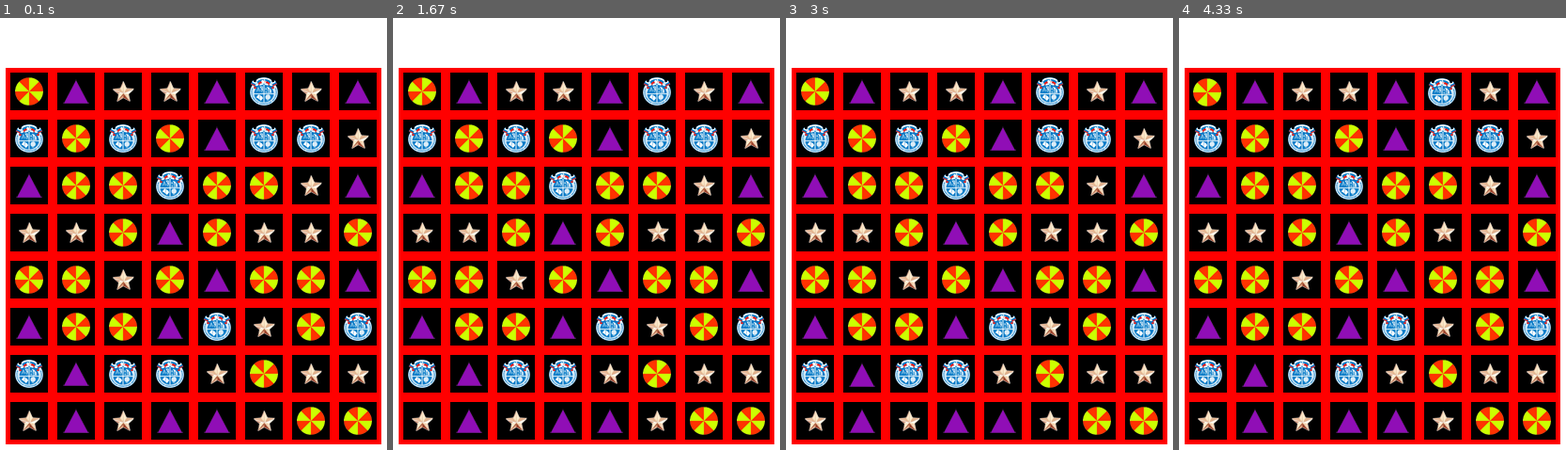
Above: before the commit, frames 1-4 (left to right).
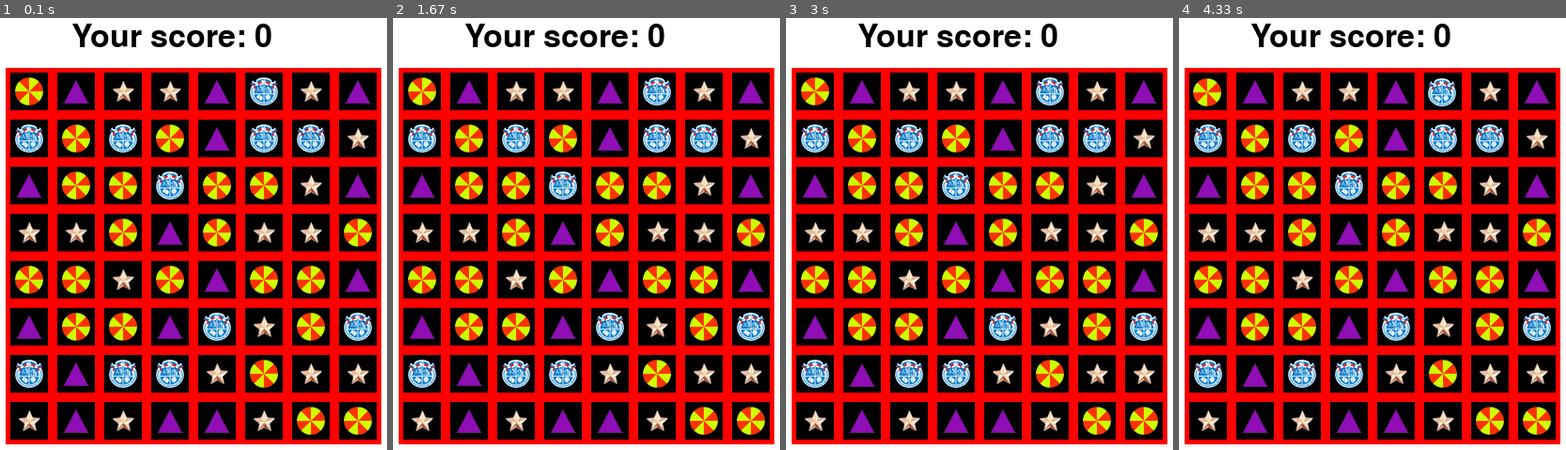
Above: after the commit, the same moments.

Repository: kbogomolov95/ProjectPyGame
Game: pygame game, started from ui.py
The game is run twice, just before and just after one commit, with the same random seed, the same clock (stepped at 60 frames per second) and the same inputs.
Inputs (mouse positions are in pixels of both pictures, inside the frame that each line leads up to):
- Up to frame 1 (0.1 s): no input
- Up to frame 2 (1.67 s): click (632, 208) at 0.38 s; click (outside the picture) at 0.72 s; right-click (567, 406) at 1.55 s
- Up to frame 3 (3 s): click (859, 385) at 1.88 s; right-click (1080, 424) at 2.72 s
- Up to frame 4 (4.33 s): click (outside the picture) at 3.05 s; right-click (1407, 26) at 3.88 s; click (1426, 104) at 4.22 s

The runs differ from the first frame. In frame 1, 1.1% of the frame differs, in the area x 18-71%, y 1-7%; in frame 2, 1.1%; in frame 3, 1.1%; in frame 4, 1.1%.

Commit message:
Not a chlen! Swipe animation and score

Diff:
--- a/logic.py
+++ b/logic.py
@@ -7,6 +7,7 @@
 
 s = set()
 
+score = 0
 
 def optional_elems(coords, binary_matrix, size):
     global s
@@ -73,12 +74,12 @@
 
 
 def new_consequences(matrix, size):
+    global score
     coords_of_conseq = set()
     for y in range(N):
         coords_of_conseq = coords_of_conseq.union(matching(to_binary_matrix(copy.deepcopy(matrix), size, y + 1), size))
-    # return coords_of_conseq
+    score += len(coords_of_conseq)
     zero_replacing(matrix, size, coords_of_conseq)
-
 
 class Area:
     def __init__(self, size, N):
--- a/ui.py
+++ b/ui.py
@@ -87,6 +87,29 @@
     def get_coords(self, coords):
         return int((coords[0] - X0) / 50), int((coords[1] - Y0) / 50)
 
+class Score():
+    def __init__(self, x0, y0):
+        self.score = 0
+        self.font = pygame.font.Font(None, 50)
+        self.text = self.font.render("Your score: {}".format(self.score), 1, (0, 0, 0))
+        self.text_x = x0
+        self.text_y = y0
+        self.text_w = self.text.get_width()
+        self.text_h = self.text.get_height()
+
+    def draw(self, screen):
+        screen.blit(self.text, (self.text_x, self.text_y))
+        #pygame.draw.rect(screen, (0, 0, 0), (self.text_x - 10, self.text_y - 10,
+        #                                       self.text_w + 20, self.text_h + 20), 1)
+
+    def tick(self, delta):
+        self.score += delta
+        self.text = self.font.render("Your score: {}".format(self.score), 1, (0, 0, 0))
+
+    def set_score(self, score):
+        self.score = score
+        self.text = self.font.render("Your score: {}".format(self.score), 1, (0, 0, 0))
+
 
 def get_obj_coords(x, y):
     x = X0 + x * CELL_SIZE
@@ -137,7 +160,6 @@
         if coord1[0] + x[0] == coord2[0] and coord1[1] + x[1] == coord2[1]:
             return True
     return False
-
 
 pygame.init()
 size = width, height = 800, 600
@@ -158,7 +180,7 @@
 
 # Making board
 board = Board(matrix)
-
+score_board = Score(220, 100)
 generate_map(matrix)
 
 pos1, pos2 = None, None
@@ -209,23 +231,27 @@
 
     params['move'] = mov2
     all_sprites.update(params, pos2)
+    screen.fill((255, 255, 255))
 
     screen.blit(board.render(), (X0, Y0))
+
+    score_board.set_score(logic.score)
+    score_board.draw(screen)
+
     all_sprites.draw(screen)
 
     clock.tick(fps)
     pygame.display.flip()
+
     if timer == 1:
         timer -= 1
         update_map(get_i_j(pos1), get_i_j(pos2))
         pos1 = None
         pos2 = None
         params['selected'] = False
+
     elif timer == 6:
         mov1, mov2 = False, False
         params['selected'] = True
 
 pygame.quit()
-
-####TO DO: сначала после свайпа элементов, если будет последовательность,
-# нужно заменить эту область на нули (а потом сделать, чтобы обрабатывались как пустоты
